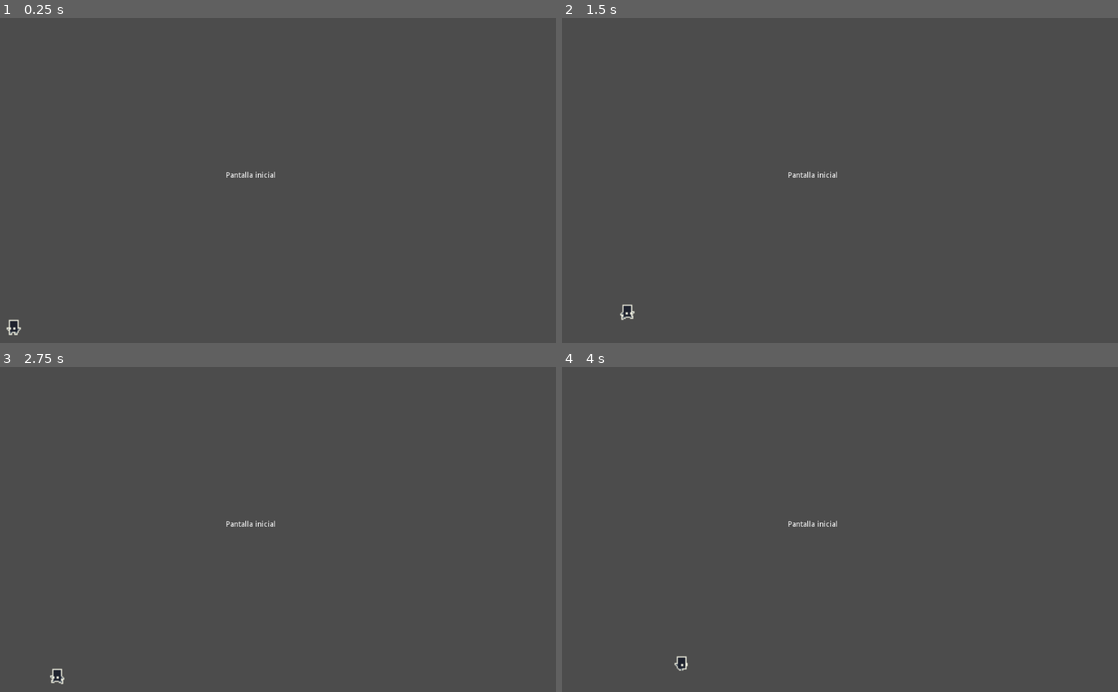
Above: before the commit, frames 1-4 (two rows, left to right).
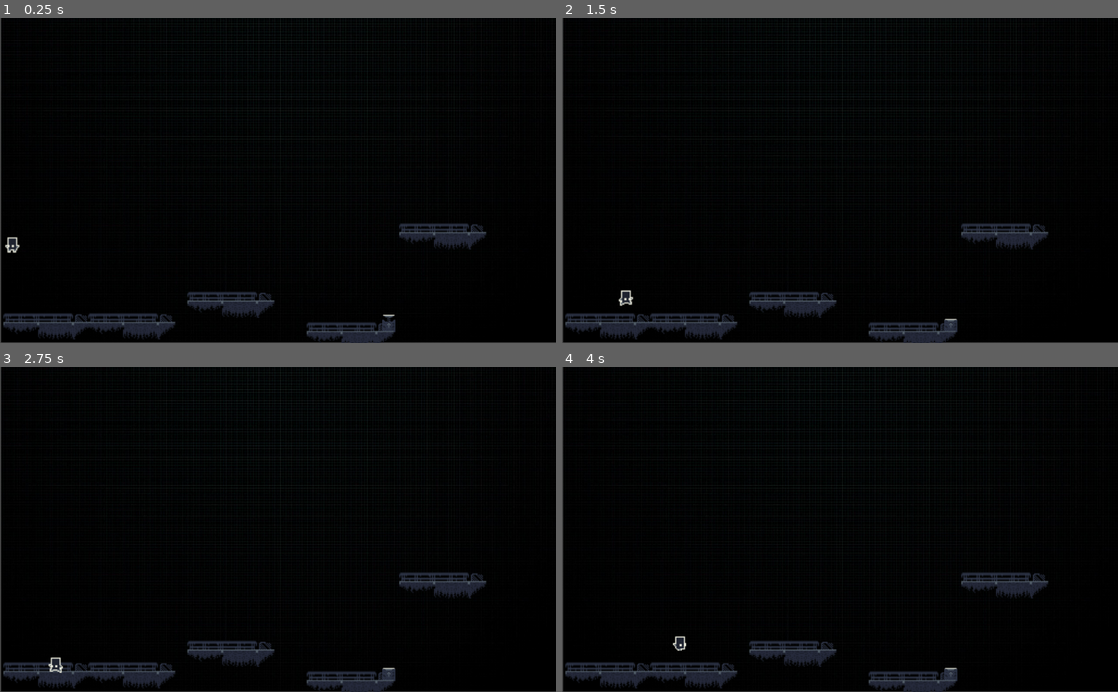
Above: after the commit, the same moments.

Repository: sennedjem/-unq-ipv-minion3
Game: Godot game, scene res://SegundoNivel/SegundoNIvel.tscn
Same seed, same stepped clock (60 frames per second), same inputs: the game is played once before the commit and once after it. Before the commit the project starts from res://PantallaInicial/EscenaInicial.tscn.
Inputs:
- Up to frame 1 (0.25 s): no input
- Up to frame 2 (1.5 s): hold Right (ui_right) from 0.53 s (still down); tap Space (ui_select) at 0.6, 0.77, 1.07, 1.35 s
- Up to frame 3 (2.75 s): tap Space (ui_select) at 1.52, 1.82, 2.1 s; release Right (ui_right) at 2.03 s; hold Left (ui_left) from 2.03 s (still down)
- Up to frame 4 (4 s): release Left (ui_left) at 2.78 s; hold Right (ui_right) from 2.78 s (still down); tap Space (ui_select) at 2.85, 3.02, 3.32, 3.6, 3.77 s

The runs differ from the first frame. In frame 1, 99% of the frame differs, in the area x 0-100%, y 0-100%; in frame 2, 99%; in frame 3, 99%; in frame 4, 99%.

Commit message:
se agregan cosas al segundo nivel

Diff:
--- a/Personajes/Personaje.gd
+++ b/Personajes/Personaje.gd
@@ -5,7 +5,7 @@
 # var a = 2
 var direccion;
 export (int) var run_speed = 100
-export (int) var jump_speed = -300
+export (int) var jump_speed = -340
 export (int) var gravity = 1200
 
 var velocity = Vector2()
@@ -30,15 +30,13 @@
 	var jump = Input.is_action_just_pressed('ui_select')
 
 	if jump and is_on_floor():
-		jumping = true
-		velocity.y = jump_speed
+		jump(jump_speed)
 	if right:
 		$AnimatedSprite.play("camina")
 		velocity.x += run_speed
 		$AnimatedSprite.flip_h = false
 	elif left:
 		$AnimatedSprite.play("camina")
-		print($AnimatedSprite.flip_h)
 		$AnimatedSprite.flip_h = true
 		velocity.x -= run_speed
 	else:
@@ -47,7 +45,24 @@
 func _input(ev):
 	pass
 
+func jump(jump_speed):
+	jumping = true
+	velocity.y = jump_speed
 
 # Called every frame. 'delta' is the elapsed time since the previous frame.
 #func _process(delta):
 #	pass
+
+
+func _on_KinematicBody2D_body_entered(body):
+	print('jajaj perri')
+	#"mas/StaticBody2D4/KinematicBody2D".
+	$"../KinematicBody2D2/AnimatedSprite".play('salto')
+	jump(-700)
+	$"../KinematicBody2D2/Timer".start()
+
+	pass # Replace with function body.
+
+
+func _on_Timer_timeout():
+	$"../KinematicBody2D2/AnimatedSprite".play('normal')
--- /dev/null
+++ b/SegundoNivel/SegundoNIvel.tscn
@@ -0,0 +1,131 @@
+[gd_scene load_steps=9 format=2]
+
+[ext_resource path="res://Texturas/fondonegro.jpg" type="Texture" id=1]
+[ext_resource path="res://Personajes/Personaje.tscn" type="PackedScene" id=2]
+[ext_resource path="res://plataforma1.png" type="Texture" id=3]
+[ext_resource path="res://Texturas/CosoDeSalto2.png" type="Texture" id=4]
+[ext_resource path="res://Texturas/CosoDeSalto1.png" type="Texture" id=5]
+
+[sub_resource type="SpriteFrames" id=2]
+animations = [ {
+"frames": [ ExtResource( 5 ) ],
+"loop": true,
+"name": "normal",
+"speed": 5.0
+}, {
+"frames": [ ExtResource( 4 ) ],
+"loop": true,
+"name": "salto",
+"speed": 5.0
+} ]
+
+[sub_resource type="RectangleShape2D" id=3]
+extents = Vector2( 11.6073, 13.1008 )
+
+[sub_resource type="RectangleShape2D" id=1]
+extents = Vector2( 41.8141, 5.71393 )
+
+[node name="Node2D" type="Node2D"]
+
+[node name="KinematicBody2D2" type="Area2D" parent="."]
+
+[node name="AnimatedSprite" type="AnimatedSprite" parent="KinematicBody2D2"]
+position = Vector2( 716.072, 563.869 )
+scale = Vector2( 1.5, 1.5 )
+z_index = 1
+frames = SubResource( 2 )
+animation = "normal"
+
+[node name="CollisionShape2D" type="CollisionShape2D" parent="KinematicBody2D2"]
+position = Vector2( 715.465, 567.691 )
+z_index = 1
+shape = SubResource( 3 )
+
+[node name="Timer" type="Timer" parent="KinematicBody2D2"]
+wait_time = 0.5
+
+[node name="Plataformas" type="Node" parent="."]
+
+[node name="StaticBody2D4" type="StaticBody2D" parent="Plataformas"]
+
+[node name="CollisionShape2D" type="CollisionShape2D" parent="Plataformas/StaticBody2D4"]
+position = Vector2( 645.565, 591.63 )
+scale = Vector2( 2, 2 )
+z_index = 1
+shape = SubResource( 1 )
+
+[node name="plataforma1" type="Sprite" parent="Plataformas/StaticBody2D4"]
+position = Vector2( 645.093, 508.572 )
+scale = Vector2( 2, 2 )
+z_index = 1
+texture = ExtResource( 3 )
+offset = Vector2( 0, 34.6201 )
+
+[node name="StaticBody2D3" type="StaticBody2D" parent="Plataformas"]
+
+[node name="CollisionShape2D" type="CollisionShape2D" parent="Plataformas/StaticBody2D3"]
+position = Vector2( 420.154, 533.69 )
+scale = Vector2( 2, 2 )
+z_index = 1
+shape = SubResource( 1 )
+
+[node name="plataforma1" type="Sprite" parent="Plataformas/StaticBody2D3"]
+position = Vector2( 425.237, 452.219 )
+scale = Vector2( 2, 2 )
+z_index = 1
+texture = ExtResource( 3 )
+offset = Vector2( 0, 34.6201 )
+
+[node name="StaticBody2D5" type="StaticBody2D" parent="Plataformas"]
+
+[node name="CollisionShape2D" type="CollisionShape2D" parent="Plataformas/StaticBody2D5"]
+position = Vector2( 812.499, 409.532 )
+scale = Vector2( 2, 2 )
+z_index = 1
+shape = SubResource( 1 )
+
+[node name="plataforma1" type="Sprite" parent="Plataformas/StaticBody2D5"]
+position = Vector2( 815.463, 325.942 )
+scale = Vector2( 2, 2 )
+z_index = 1
+texture = ExtResource( 3 )
+offset = Vector2( 0, 34.6201 )
+
+[node name="StaticBody2D2" type="StaticBody2D" parent="Plataformas"]
+
+[node name="CollisionShape2D" type="CollisionShape2D" parent="Plataformas/StaticBody2D2"]
+position = Vector2( 251.889, 576.55 )
+scale = Vector2( 2, 2 )
+z_index = 1
+shape = SubResource( 1 )
+
+[node name="plataforma1" type="Sprite" parent="Plataformas/StaticBody2D2"]
+position = Vector2( 242.686, 561.144 )
+scale = Vector2( 2, 2 )
+z_index = 1
+texture = ExtResource( 3 )
+
+[node name="StaticBody2D" type="StaticBody2D" parent="Plataformas"]
+
+[node name="CollisionShape2D" type="CollisionShape2D" parent="Plataformas/StaticBody2D"]
+position = Vector2( 84.8057, 577.144 )
+scale = Vector2( 2, 2 )
+z_index = 1
+shape = SubResource( 1 )
+
+[node name="plataforma1" type="Sprite" parent="Plataformas/StaticBody2D"]
+position = Vector2( 86.3057, 561.144 )
+scale = Vector2( 2, 2 )
+z_index = 1
+texture = ExtResource( 3 )
+
+[node name="fondonegro" type="Sprite" parent="."]
+position = Vector2( 513.662, 299.479 )
+scale = Vector2( 0.399892, 0.416243 )
+texture = ExtResource( 1 )
+
+[node name="KinematicBody2D" parent="." instance=ExtResource( 2 )]
+position = Vector2( 22.772, 546.025 )
+z_index = 2
+[connection signal="body_entered" from="KinematicBody2D2" to="KinematicBody2D" method="_on_KinematicBody2D_body_entered"]
+[connection signal="timeout" from="KinematicBody2D2/Timer" to="KinematicBody2D" method="_on_Timer_timeout"]
--- a/project.godot
+++ b/project.godot
@@ -16,7 +16,7 @@
 [application]
 
 config/name="Unq-ipv-minion 3"
-run/main_scene="res://PantallaInicial/EscenaInicial.tscn"
+run/main_scene="res://SegundoNivel/SegundoNIvel.tscn"
 config/icon="res://icon.png"
 
 [rendering]
Binary file added: Texturas/CosoDeSalto1.png
Not shown, added: Texturas/CosoDeSalto1.png.import
Binary file added: Texturas/CosoDeSalto2.png
Not shown, added: Texturas/CosoDeSalto2.png.import
Binary file added: Texturas/fondonegro.jpg
Not shown, added: Texturas/fondonegro.jpg.import
Binary file added: plataforma1.png
Not shown, added: plataforma1.png.import
